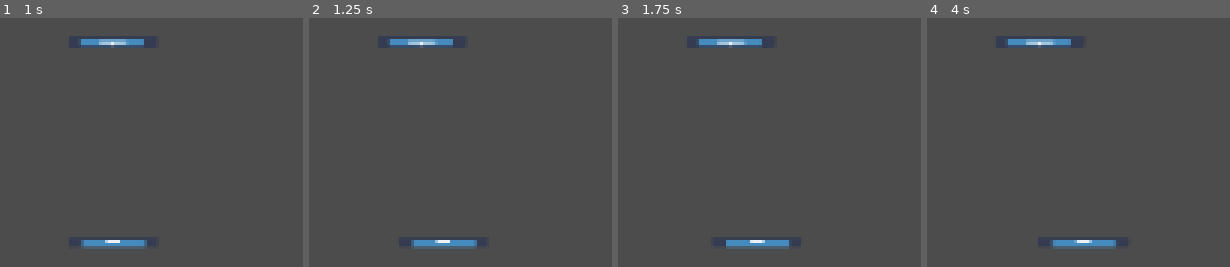
Above: before the commit, frames 1-4 (left to right).
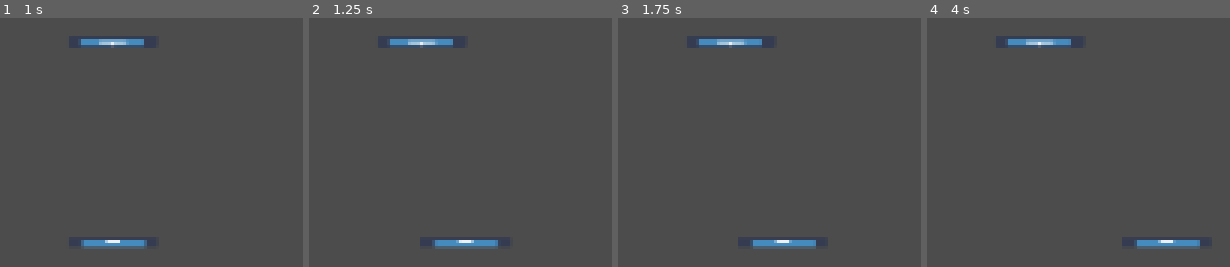
Above: after the commit, the same moments.

Repository: LDiazN/portal_breaker
Game: Godot game, scene res://Racket/test.tscn
The game is run twice, just before and just after one commit, with the same random seed, the same clock (stepped at 60 frames per second) and the same inputs. The project has no main scene, so this scene is started directly. The engine's default icon, where the game draws it, is replaced by a stand-in: a white triangle on a blue panel in a dark square.
Inputs (mouse positions are in pixels of both pictures, inside the frame that each line leads up to):
- Up to frame 1 (1 s): tap Enter (shoot_ball, bound only after the commit) at 0.5, 0.6 s; move the mouse to (outside the picture) at 0.52 s; hold D (b_racket_right) from 0.53 s (still down)
- Up to frame 2 (1.25 s): keep holding D (b_racket_right)
- Up to frame 3 (1.75 s): tap Space at 1.25 s; move the mouse to (outside the picture) at 1.27 s; release D (b_racket_right) at 1.28 s; hold Down (ui_down) from 1.28 s (still down); tap Enter (shoot_ball, bound only after the commit) at 1.35 s
- Up to frame 4 (4 s): tap Enter (shoot_ball, bound only after the commit) at 2, 2.1, 2.85, 3.5, 3.6 s; move the mouse to (outside the picture) at 2.02 s; release Down (ui_down) at 2.03 s; hold D (b_racket_right) 2.03-2.78 s; tap Space at 2.75 s; move the mouse to (outside the picture) at 2.77 s; hold Up (ui_up) 2.78-3.53 s; move the mouse to (outside the picture) at 3.52 s; hold A (b_racket_left) from 3.53 s (still down)

Frame 1 is identical in both runs. In frame 2, 0.7% of the frame differs, in the area x 33-63%, y 89-93%; in frame 3, 0.8%; in frame 4, 1.6%, in the area x 40-91%, y 89-93%.

Commit message:
Shooting system base
Respawn is a bit strange now

Diff:
--- a/portal_brick/Ball/Ball.gd
+++ /dev/null
@@ -1 +0,0 @@
-extends Node2D
--- a/portal_brick/Ball/BallMovement.gd
+++ b/portal_brick/Ball/BallMovement.gd
@@ -16,8 +16,15 @@
 # Enables ball movement
 func EnableBall():
 	isMoving = true;
+
+# Disables ball movement
 func DisableBall():
 	isMoving = false;
+
+# Changes ball movement dir and shoots the ball
+func ShootMe(newDir : Vector2):
+	dir = newDir;
+	EnableBall();
 
 # Destroy ball
 func DestroyBall():
@@ -29,10 +36,12 @@
 
 	var coll = move_and_collide(dir * speed * delta);
 
+	# Checks if the ball is in the play area
 	if (global_position.y < (PlayAreaManager.origin + Vector2.UP * PlayAreaManager.height).y or
 		global_position.y > (PlayAreaManager.origin + Vector2.DOWN * PlayAreaManager.height).y):
 		emit_signal("ball_out");
 
+	# Process the collisions;
 	if (coll != null):
 		var normal : Vector2 = coll.normal;
 		var reflex : Vector2 = dir.bounce(normal);
--- a/portal_brick/Ball/RespawnSystem.gd
+++ b/portal_brick/Ball/RespawnSystem.gd
@@ -13,6 +13,7 @@
 
 	ki.connect("ball_out", self, "RespawnBall");
 
+# Respawns ball and sets its position
 func RespawnBall():
 	if (GameManager.lives <= 0):
 		return;
@@ -23,16 +24,15 @@
 	if (global_position.y < (PlayAreaManager.origin + Vector2.UP * PlayAreaManager.height).y):
 		print("por arriba");
 		if (topRacket != null):
-			print(topRacket.global_position)
 			ki.global_position = topRacket.global_position + Vector2.DOWN * 20;
 		else:
-			print("error");
 			ki.global_position = PlayAreaManager.origin;
+		topRacket.get_node("Shooting System").MoreShooty();
 	# Si se fue por abajo
 	elif (global_position.y > (PlayAreaManager.origin + Vector2.DOWN * PlayAreaManager.height).y):
 		if (bottomRacket != null):
 			ki.global_position = bottomRacket.global_position + Vector2.UP * 20;
 		else:
 			ki.global_position = PlayAreaManager.origin;
-			print("error");
+		bottomRacket.get_node("Shooting System").MoreShooty();
 		print("por abajo");
--- a/portal_brick/GameManager/GameManager.gd
+++ b/portal_brick/GameManager/GameManager.gd
@@ -6,6 +6,8 @@
 signal shooting_phase;
 # Sent when the game starts
 signal game_started;
+
+signal paused;
 
 export var counterStart : float = 1;
 var gameStarted : bool = false;
--- a/portal_brick/GameManager/PlayAreaManager.tscn
+++ b/portal_brick/GameManager/PlayAreaManager.tscn
@@ -5,4 +5,5 @@
 [node name="PlayAreaManager" type="Node2D"]
 script = ExtResource( 1 )
 origin = Vector2( 200, 170 )
+width = 300.0
 height = 170.0
--- a/portal_brick/Racket/Racket.tscn
+++ b/portal_brick/Racket/Racket.tscn
@@ -1,9 +1,10 @@
-[gd_scene load_steps=6 format=2]
+[gd_scene load_steps=7 format=2]
 
 [ext_resource path="res://Racket/Racket.gd" type="Script" id=1]
-[ext_resource path="res://Racket/RacketMovement.gd" type="Script" id=2]
-[ext_resource path="res://icon.png" type="Texture" id=3]
-[ext_resource path="res://Racket/TPArea.gd" type="Script" id=4]
+[ext_resource path="res://Racket/Shooting System.gd" type="Script" id=2]
+[ext_resource path="res://Racket/RacketMovement.gd" type="Script" id=3]
+[ext_resource path="res://icon.png" type="Texture" id=4]
+[ext_resource path="res://Racket/TPArea.gd" type="Script" id=5]
 
 [sub_resource type="RectangleShape2D" id=1]
 extents = Vector2( 50.2152, 10 )
@@ -12,16 +13,22 @@
 script = ExtResource( 1 )
 _isTopOne = false
 
+[node name="Shooting System" type="Node2D" parent="."]
+script = ExtResource( 2 )
+ballPath = NodePath("")
+isActive = true
+isShooting = true
+
 [node name="Movement System" type="Node2D" parent="."]
-script = ExtResource( 2 )
+script = ExtResource( 3 )
 _speed = 100.0
 
 [node name="Sprite" type="Sprite" parent="."]
 scale = Vector2( 1.60495, 0.299832 )
-texture = ExtResource( 3 )
+texture = ExtResource( 4 )
 
 [node name="TPArea" type="Area2D" parent="."]
-script = ExtResource( 4 )
+script = ExtResource( 5 )
 
 [node name="CollisionShape2D" type="CollisionShape2D" parent="TPArea"]
 rotation = 3.14159
--- a/portal_brick/Racket/RacketMovement.gd
+++ b/portal_brick/Racket/RacketMovement.gd
@@ -1,8 +1,9 @@
 extends Node2D;
 
+export var ballPath : NodePath;
+var ball : KinematicBody2D;
 # Is the top player racket or the bottom one?
 var isTop: bool = false;
-
 var isActive : bool = true;
 
 # Racket movement speed
@@ -26,7 +27,10 @@
 	isTop = get_parent()._isTopOne;
 	playAreaOrigin = PlayAreaManager.origin;
 	playAreaWidth = PlayAreaManager.width;
+	ball = get_node(ballPath);
 
+	if (ball != null):
+		ball.connect("ball_out", self,"DisableRacket");
 	GameManager.connect("game_started", self, "EnableRacket");
 	GameManager.connect("game_over", self, "DisableRacket");
 
@@ -42,7 +46,6 @@
 func Move(velocity: Vector2):
 	var parent: Node2D = get_parent();
 	parent.position += velocity;
-	print(parent.position)
 
 func _process(delta):
 	#print(Input.is_action_pressed("b_racket_left"))
@@ -52,7 +55,6 @@
 	_actualSpeed = 0;
 	# Receives top/bottom player input
 	if (!isTop):
-		print(Input.is_action_pressed("b_racket_left"))
 		if (Input.is_action_pressed("b_racket_left")):
 			_actualSpeed = -_speed
 		elif (Input.is_action_pressed("b_racket_right")):
--- /dev/null
+++ b/portal_brick/Racket/Shooting System.gd
@@ -0,0 +1,35 @@
+extends Node2D
+export var ballPath : NodePath;
+var ball : KinematicBody2D;
+
+export var isActive : bool = false;
+export var isShooting: bool = false;
+
+# Emitted when the ball is shot
+signal ball_shot;
+
+# Disables the shooting
+func NoMoreShooty():
+	isShooting = false;
+
+# Enables the shooting
+func MoreShooty():
+	isShooting = true;
+
+func _ready():
+	ball = get_node(ballPath);
+	if (ball == null):
+		print("No ball setted up :( BIG F");
+
+
+func _process(delta):
+	if (!isActive):
+		return;
+	if (isShooting):
+		var mousePos : Vector2 = get_global_mouse_position();
+		# Shooting dir
+		var dir = (global_position - mousePos).normalized();
+		if (Input.is_action_just_pressed("shoot_ball")):
+			ball.ShootMe(-dir);
+			NoMoreShooty();
+			emit_signal("ball_shot")
--- a/portal_brick/Racket/TPArea.gd
+++ b/portal_brick/Racket/TPArea.gd
@@ -14,4 +14,7 @@
 		return;
 	if (_linkedPortal != null):
 		var diff : float = (body.global_position.x - global_position.x);
-		body.global_position = _linkedPortal.global_position + Vector2.RIGHT * diff;
+		# El -1 del transform es just because fuck you godot
+		body.global_position = _linkedPortal.global_position + Vector2.RIGHT * diff + \
+		body.transform.y.normalized() * -25;
+		print(body.transform.y.normalized());
--- a/portal_brick/Racket/test.tscn
+++ b/portal_brick/Racket/test.tscn
@@ -14,12 +14,33 @@
 [node name="Racket" parent="." instance=ExtResource( 1 )]
 position = Vector2( 190, 200 )
 _linkedToPath = NodePath("../Racket2")
-_isTopOne = false
+
+[node name="Shooting System" parent="Racket" index="0"]
+ballPath = NodePath("../../Ball")
+isShooting = false
+
+[node name="Movement System" parent="Racket" index="1"]
+ballPath = NodePath("../../Ball")
+_speed = 200.0
+
+[node name="TPArea" parent="Racket" index="3"]
+editor/display_folded = true
 
 [node name="Racket2" parent="." instance=ExtResource( 1 )]
 position = Vector2( 190, 10 )
 _linkedToPath = NodePath("../Racket")
 _isTopOne = true
+
+[node name="Shooting System" parent="Racket2" index="0"]
+ballPath = NodePath("../../Ball")
+isShooting = false
+
+[node name="Movement System" parent="Racket2" index="1"]
+ballPath = NodePath("../../Ball")
+_speed = 200.0
+
+[node name="TPArea" parent="Racket2" index="3"]
+editor/display_folded = true
 
 [node name="Ball" parent="." instance=ExtResource( 2 )]
 modulate = Color( 0.290196, 1, 0, 1 )
@@ -32,4 +53,8 @@
 topRacketPath = NodePath("../../Racket2")
 bottomRacketPath = NodePath("../../Racket")
 
+[editable path="Racket"]
+
+[editable path="Racket2"]
+
 [editable path="Ball"]
--- a/portal_brick/project.godot
+++ b/portal_brick/project.godot
@@ -45,6 +45,11 @@
 "events": [ Object(InputEventKey,"resource_local_to_scene":false,"resource_name":"","device":0,"alt":false,"shift":false,"control":false,"meta":false,"command":false,"pressed":false,"scancode":65,"unicode":0,"echo":false,"script":null)
  ]
 }
+shoot_ball={
+"deadzone": 0.5,
+"events": [ Object(InputEventKey,"resource_local_to_scene":false,"resource_name":"","device":0,"alt":false,"shift":false,"control":false,"meta":false,"command":false,"pressed":false,"scancode":16777221,"unicode":0,"echo":false,"script":null)
+ ]
+}
 
 [rendering]
 
